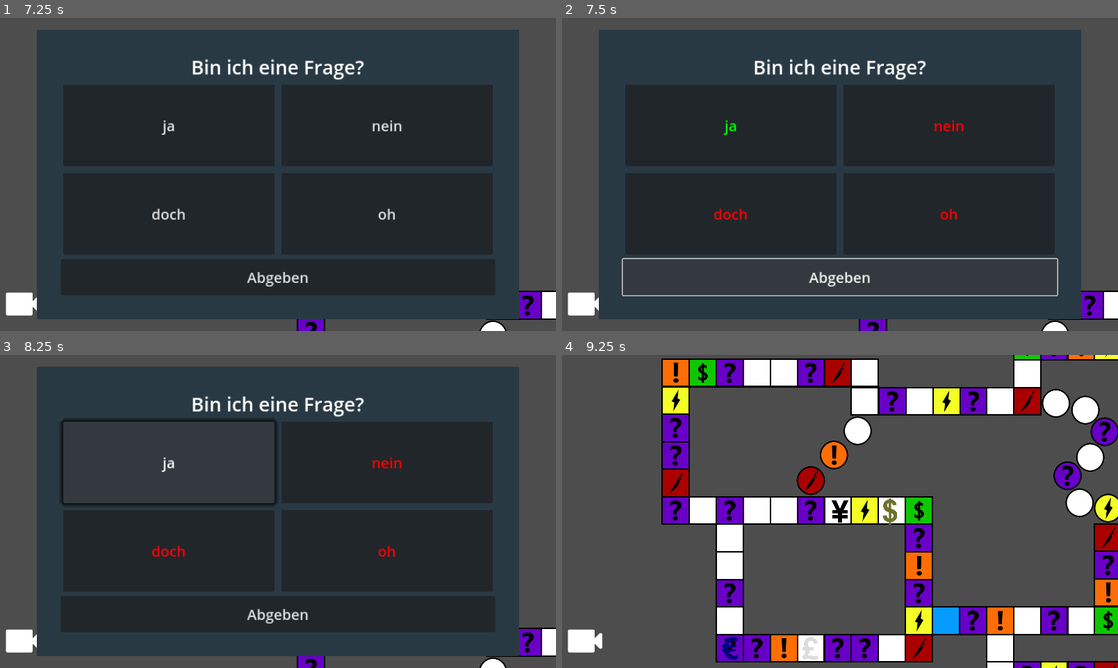
Above: before the commit, frames 1-4 (two rows, left to right).
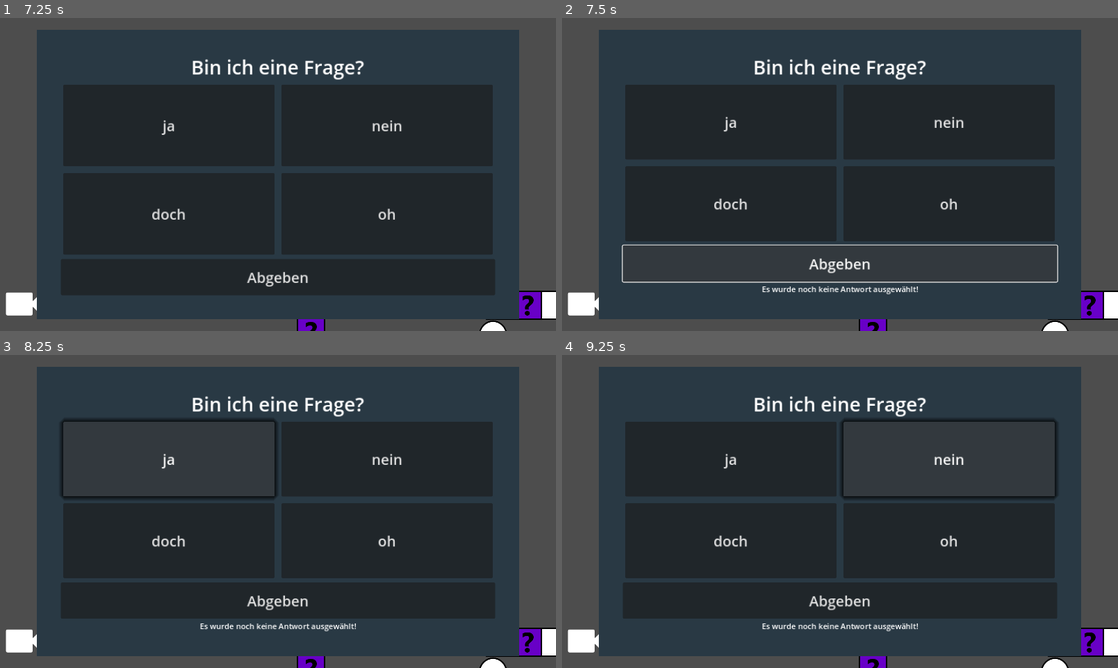
Above: after the commit, the same moments.

Repository: hfxbse/mparty
Game: Godot game, scene res://main/main.tscn
The game is run twice, just before and just after one commit, with the same random seed, the same clock (stepped at 60 frames per second) and the same inputs.
Inputs (mouse positions are in pixels of both pictures, inside the frame that each line leads up to):
- Up to frame 1 (7.25 s): click (278, 202) at 0.5 s; click (278, 146) at 1.25 s; click (278, 202) at 2 s; click (278, 146) at 2.75 s; move the mouse to (400, 158) at 3.52 s; hold M 3.53-4.28 s; click (400, 158) at 3.67 s; tap Enter at 4.25 s; move the mouse to (166, 190) at 4.27 s; tap P at 4.35, 5.85 s; click (166, 190) at 4.42 s; move the mouse to (333, 105) at 5.02 s; hold M 5.03-5.78 s; click (333, 105) at 5.17 s; tap Space at 5.75 s; move the mouse to (250, 237) at 5.77 s; click (250, 237) at 5.92 s; move the mouse to (444, 221) at 6.52 s; hold M from 6.53 s (still down); click (444, 221) at 6.67 s
- Up to frame 2 (7.5 s): release M at 7.25 s; click "Abgeben" at 7.25 s
- Up to frame 3 (8.25 s): click "ja" at 8 s
- Up to frame 4 (9.25 s): click "nein" at 8.75 s

Frame 1 is identical in both runs. In frame 2, 6.4% of the frame differs, in the area x 10-90%, y 31-89%; in frame 3, 8.3%; in frame 4, 86%, in the area x 6-100%, y 0-100%.
Error before the commit: Invalid operands 'String' and 'Nil' in operator '+'. (res://question_panel/question_panel.gd:57)

Commit message:
Add error handling for no answer selected

Diff:
--- a/question_panel/question_panel.gd
+++ b/question_panel/question_panel.gd
@@ -5,6 +5,7 @@
 
 @onready var question_label = $MarginContainer/QuestionContainer/QuestionLabel
 @onready var answer_container = $MarginContainer/QuestionContainer/AnswerContainer
+@onready var question_container = $MarginContainer/QuestionContainer
 
 signal answer_selected(answer: bool)
 
@@ -41,17 +42,26 @@
 
 
 func _on_submit_button_pressed():
-	var rightAnswer = question.answer_possibilities[question.right_answer]
+	if selected_answer != null:
+		var rightAnswer = question.answer_possibilities[question.right_answer]
 
-	for child in answer_container.get_children():
-		if child.button_text == rightAnswer:
-			child._right_answer_selected()
+		for child in answer_container.get_children():
+			if child.button_text == rightAnswer:
+				child._right_answer_selected()
+			else:
+				child._wrong_answer_selected()
+
+		if rightAnswer == selected_answer:
+			answer_selected.emit(true)
 		else:
-			child._wrong_answer_selected()
+			answer_selected.emit(false)
 
-	if rightAnswer == selected_answer:
-		answer_selected.emit(true)
+		print("Submit current answer: " + selected_answer)
 	else:
-		answer_selected.emit(false)
+		if question_container.get_child_count() == 3:
+			var error_label = Label.new()
+			error_label.text = "Es wurde noch keine Antwort ausgewählt!"
+			error_label.horizontal_alignment = HORIZONTAL_ALIGNMENT_CENTER
+			error_label.vertical_alignment = VERTICAL_ALIGNMENT_CENTER
 
-	print("Submit current answer: " + selected_answer)
+			question_container.add_child(error_label)
